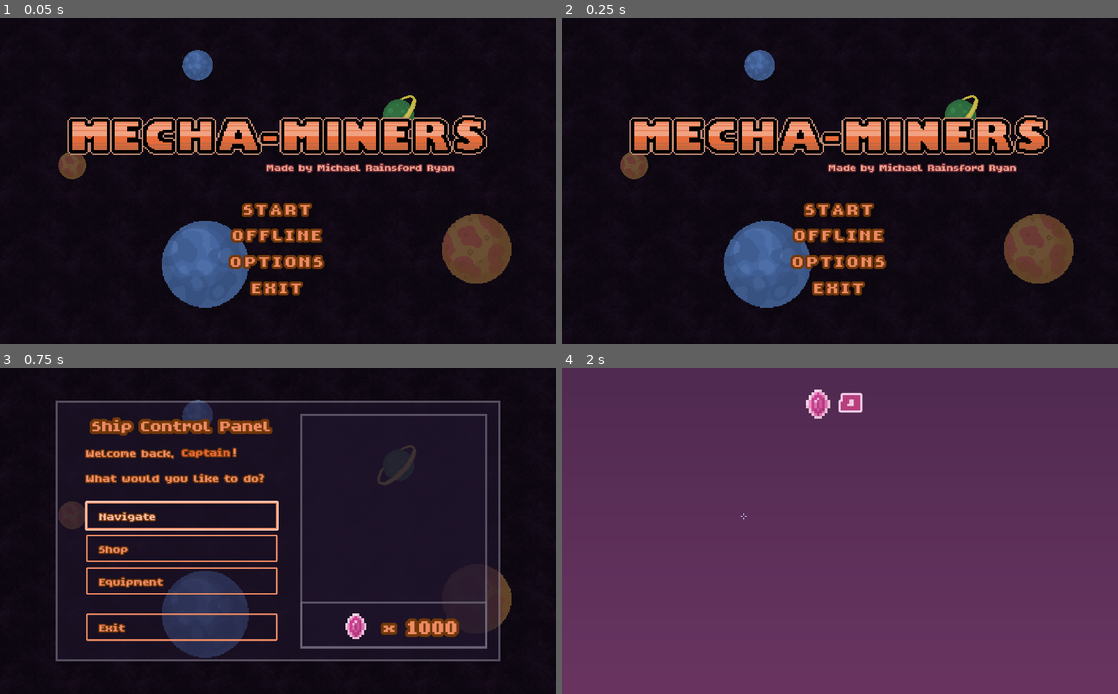
Above: before the commit, frames 1-4 (two rows, left to right).
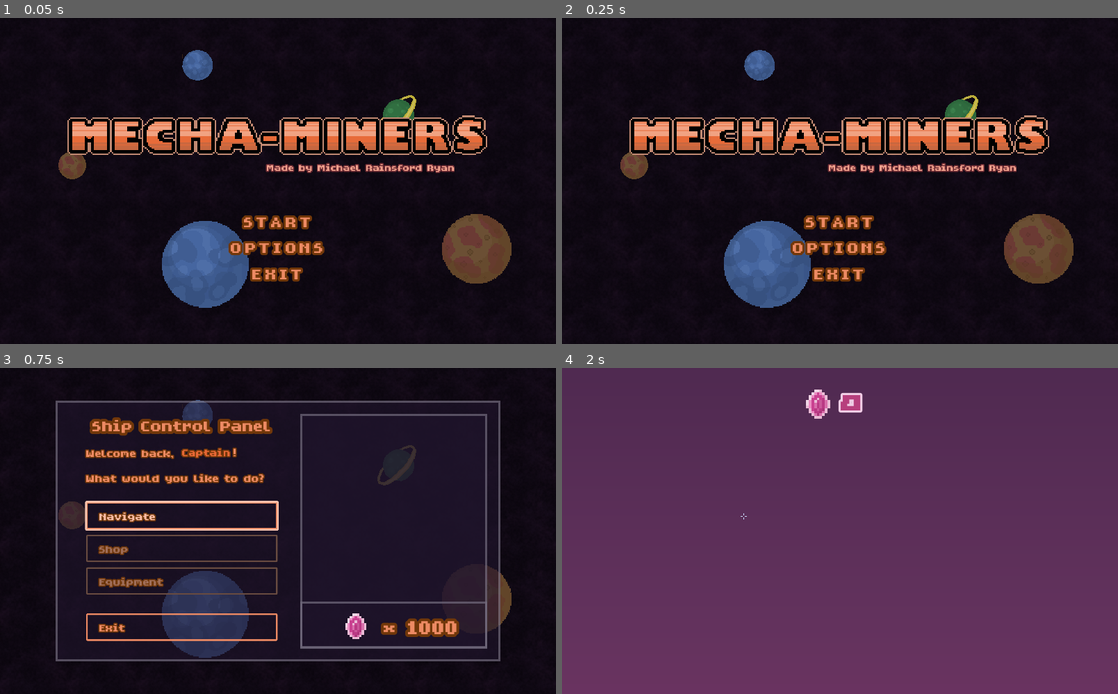
Above: after the commit, the same moments.

Repository: MichaelRRyan/Mecha-Miners
Game: Godot game, scene res://scenes/ui/screens/TitleScreen.tscn
Same seed, same stepped clock (60 frames per second), same inputs: the game is played once before the commit and once after it.
Inputs:
- Up to frame 1 (0.05 s): no input
- Up to frame 2 (0.25 s): no input
- Up to frame 3 (0.75 s): click "OFFLINE" (after the commit: "START") at 0.5 s
- Up to frame 4 (2 s): click "Navigate" at 1.25 s

The runs differ from the first frame. In frame 1, 3.3% of the frame differs, in the area x 41-59%, y 56-86%; in frame 2, 3.3%; in frame 3, 0.9%; in frame 4, nothing differs.

Commit message:
Added 2D audio, mineral pickup sound, and removed unnecessary buttons

Diff:
--- a/resources/themes/ShipMenuTheme.tres
+++ b/resources/themes/ShipMenuTheme.tres
@@ -1,6 +1,18 @@
-[gd_resource type="Theme" load_steps=4 format=2]
+[gd_resource type="Theme" load_steps=5 format=2]
 
 [ext_resource path="res://resources/fonts/RegularFont.tres" type="DynamicFont" id=1]
+
+[sub_resource type="StyleBoxFlat" id=12]
+draw_center = false
+border_width_left = 3
+border_width_top = 3
+border_width_right = 3
+border_width_bottom = 3
+border_color = Color( 0.411765, 0.298039, 0.254902, 1 )
+corner_radius_top_left = 2
+corner_radius_top_right = 2
+corner_radius_bottom_right = 2
+corner_radius_bottom_left = 2
 
 [sub_resource type="StyleBoxFlat" id=11]
 draw_center = false
@@ -32,6 +44,7 @@
 
 [resource]
 Button/fonts/font = ExtResource( 1 )
+Button/styles/disabled = SubResource( 12 )
 Button/styles/focus = SubResource( 11 )
 Button/styles/hover = SubResource( 7 )
 Button/styles/normal = SubResource( 7 )
--- a/scenes/ui/screens/ShipScreen.tscn
+++ b/scenes/ui/screens/ShipScreen.tscn
@@ -111,6 +111,7 @@
 margin_right = 352.0
 margin_bottom = 122.0
 rect_min_size = Vector2( 0, 50 )
+disabled = true
 text = "  Shop"
 align = 0
 
@@ -119,6 +120,7 @@
 margin_right = 352.0
 margin_bottom = 182.0
 rect_min_size = Vector2( 0, 50 )
+disabled = true
 text = "  Equipment"
 align = 0
 
--- a/scenes/ui/screens/TitleScreen.tscn
+++ b/scenes/ui/screens/TitleScreen.tscn
@@ -61,29 +61,30 @@
 alignment = 1
 
 [node name="StartButton" type="Button" parent="Options"]
+visible = false
 margin_right = 409.0
 margin_bottom = 38.0
 size_flags_vertical = 0
 text = "START"
 
 [node name="OfflineButton" type="Button" parent="Options"]
-margin_top = 48.0
+margin_top = 23.0
 margin_right = 409.0
-margin_bottom = 86.0
+margin_bottom = 61.0
 size_flags_vertical = 0
-text = "OFFLINE"
+text = "START"
 
 [node name="OptionsButton" type="Button" parent="Options"]
-margin_top = 96.0
+margin_top = 71.0
 margin_right = 409.0
-margin_bottom = 134.0
+margin_bottom = 109.0
 size_flags_vertical = 0
 text = "OPTIONS"
 
 [node name="ExitButton" type="Button" parent="Options"]
-margin_top = 144.0
+margin_top = 119.0
 margin_right = 409.0
-margin_bottom = 182.0
+margin_bottom = 157.0
 size_flags_vertical = 0
 text = "EXIT"
 
--- a/scripts/audio/AudioManager.gd
+++ b/scripts/audio/AudioManager.gd
@@ -4,13 +4,24 @@
 var bus = "master"
 
 var available = []  # The available players.
+var available_2d = []  # The available 2D players.
 var queue = []  # The queue of sounds to play.
+var queue_2d = []  # The queue of sounds to play.
 
 
 # -----------------------------------------------------------------------------
 func play(sound_path):
 	queue.append(sound_path)
 	_check_queue()
+
+
+# -----------------------------------------------------------------------------
+func play_2d(sound_path, sound_position : Vector2):
+	queue_2d.append({
+		"path": sound_path,
+		"position": sound_position,
+	})
+	_check_2d_queue()
 
 
 # -----------------------------------------------------------------------------
@@ -23,12 +34,25 @@
 		p.connect("finished", self, "_on_stream_finished", [p])
 		p.bus = bus
 
+		p = AudioStreamPlayer2D.new()
+		add_child(p)
+		available_2d.append(p)
+		p.connect("finished", self, "_on_2d_stream_finished", [p])
+		p.bus = bus
+
 
 # -----------------------------------------------------------------------------
 func _on_stream_finished(stream):
 	# When finished playing a stream, make the player available again.
 	available.append(stream)
 	_check_queue()
+
+
+# -----------------------------------------------------------------------------
+func _on_2d_stream_finished(stream):
+	# When finished playing a stream, make the player available again.
+	available_2d.append(stream)
+	_check_2d_queue()
 
 
 # -----------------------------------------------------------------------------
@@ -41,3 +65,15 @@
 
 
 # -----------------------------------------------------------------------------
+func _check_2d_queue():
+	# Play a queued sound if any 2d players are available.
+	if not queue_2d.empty() and not available_2d.empty():
+		var sound = queue_2d.pop_front()
+		var player = available_2d.pop_front()
+		player.stream = load(sound["path"])
+		player.global_position = sound["position"]
+		player.max_distance = 250.0
+		player.play()
+
+
+# -----------------------------------------------------------------------------
--- a/scripts/entities/Entity.gd
+++ b/scripts/entities/Entity.gd
@@ -11,6 +11,9 @@
 signal sync_data_recieved(sync_data)
 signal drop_pod_landed()
 
+
+const MINERAL_PICKUP_SOUND = "res://assets/audio/sounds/mineral_pickup.wav"
+
 export var health : float = 5.0
 
 # -- Configurable Properties --
@@ -261,7 +264,8 @@
 # -----------------------------------------------------------------------------
 func die():
 	respawning = true
-	AudioManager.play("res://assets/audio/sounds/explosion" + str(randi() % 4 + 1) + ".wav")
+	AudioManager.play_2d("res://assets/audio/sounds/explosion"
+		+ str(randi() % 4 + 1) + ".wav", global_position)
 
 	set_process(false)
 	set_physics_process(false)
@@ -289,8 +293,10 @@
 			type = ItemData.ItemType.GEM,
 			quantity = 1,
 		})
+
 		if remainder == null:
 			emit_signal("crystal_amount_changed", inventory.get_gem_count())
+			AudioManager.play_2d(MINERAL_PICKUP_SOUND, global_position)
 			return true
 	return false
 
Not shown, added: assets/audio/sounds/mineral_pickup.wav.import
Not shown, added: assets/audio/sounds/mineral_pickup.wav
